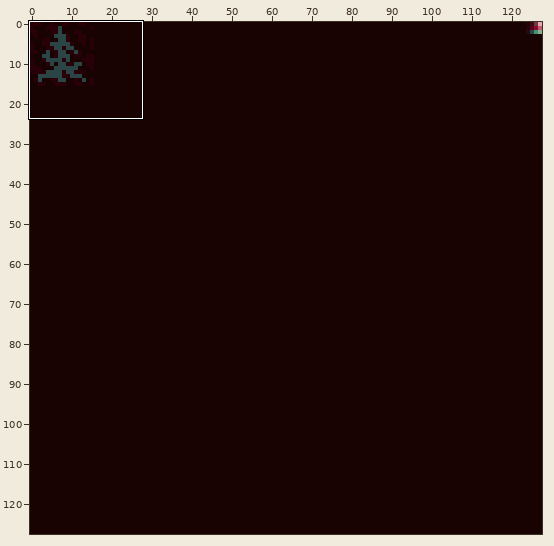
File history of a sprite sheet, assets/tiles/buildings.png. Above, an overview of the earlier version with the close-up marked.
Close-up. Before the commit:
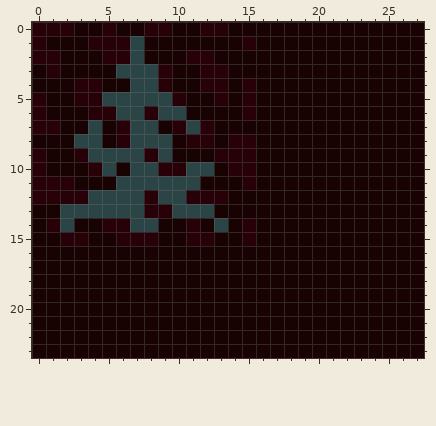
The file is 128x128 pixels. Colours within 5 levels of each other are drawn and written as one. Shown: x 0..27, y 0..23.
After the commit:
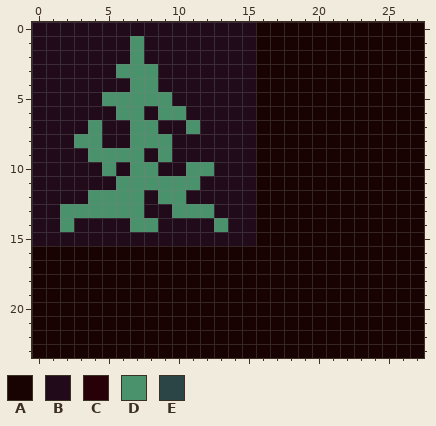
Palette (. is transparent): A #180202  B #210b1a  C #270008  D #4a926c  E #2b4547
The edit:
@@ x 0..17 @@
- 0 CCCAACAACCAACCAAAA
- 1 CAAACCCEAAAAAAACAA
- 2 CCAAACCEAAACCAAAAA
- 3 ACAAAAEEECAACCAAAA
- 4 AAACCAAEECAACCACAA
- 5 CAACCEEEEECAACACAA
- 6 CAAACCEECEEAAAACAA
- 7 CCAAEACEEACECAAAAA
- 8 AAAEEACEEEACCACCAA
- 9 CAACEEEECEAAACCCAA
-10 CAAACEAEECCEEACCAA
-11 CCCAAAEEEEEEAAACAA
-12 CCCCEEEECEECCCAAAA
-13 AAEEEEEECCEEEAAAAA
-14 ACEAACCEEAACAEACAA
-15 AACCAACCCAACCAACAA
+ 0 BBBBBBBBBBBBBBBBAA
+ 1 BBBBBBBDBBBBBBBBAA
+ 2 BBBBBBBDBBBBBBBBAA
+ 3 BBBBBBDDDBBBBBBBAA
+ 4 BBBBBBBDDBBBBBBBAA
+ 5 BBBBBDDDDDBBBBBBAA
+ 6 BBBBBBDDBDDBBBBBAA
+ 7 BBBBDBBDDBBDBBBBAA
+ 8 BBBDDBBDDDBBBBBBAA
+ 9 BBBBDDDDBDBBBBBBAA
+10 BBBBBDBDDBBDDBBBAA
+11 BBBBBBDDDDDDBBBBAA
+12 BBBBDDDDBDDBBBBBAA
+13 BBDDDDDDBBDDDBBBAA
+14 BBDBBBBDDBBBBDBBAA
+15 BBBBBBBBBBBBBBBBAA
 16 AAAAAAAAAAAAAAAAAA
